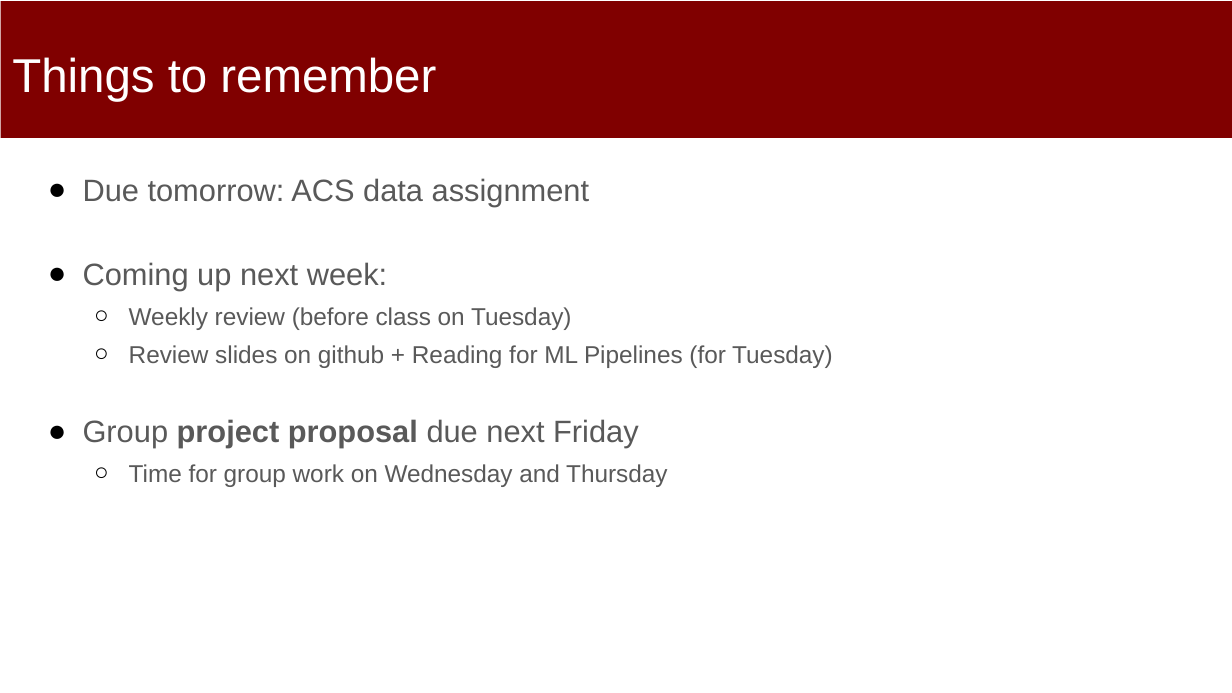
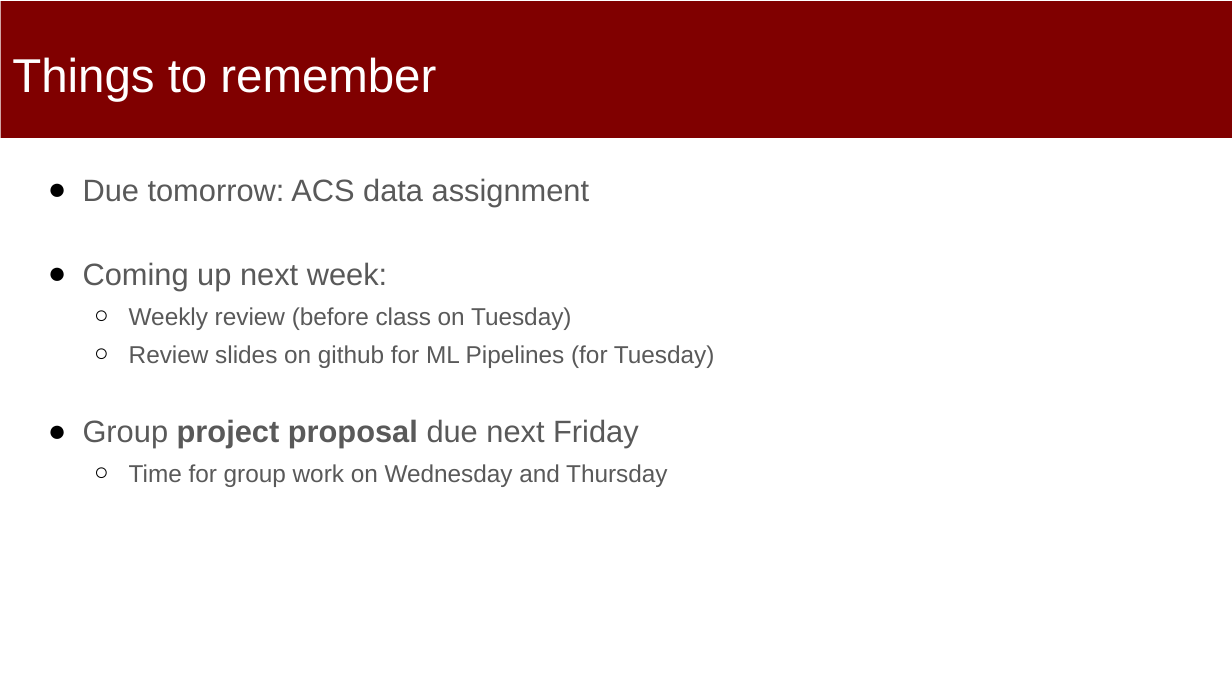
Before and after one commit to dssg/mlforpublicpolicylab, a slide deck: slide 8 of 03 - Data Exploration, Analytical Formulation, and Baselines/formulation-discussion.pptx. Drawn at 1232x693 pixels with LibreOffice and Linux fonts; fonts in the diff are those of the drawing. Boxes give left, top, right and bottom in pixels: in the first picture for what was removed or moved away, otherwise in the second. Text is boxed around its words. In the diff, an @@ line names an element or a change of style, - is before the commit and + after.

Commit message:
edited

```diff
--- a/03 - Data Exploration, Analytical Formulation, and Baselines/formulation-discussion.pptx
+++ b/03 - Data Exploration, Analytical Formulation, and Baselines/formulation-discussion.pptx
@@ text at (x1=129, y1=345, x2=715, y2=368): text changed @@
-  ○ Review slides on github + Reading for ML Pipelines (for Tuesday)
+  ○ Review slides on github for ML Pipelines (for Tuesday)
```
Also in this commit, not shown: 1 slide added, 1 slide removed.
